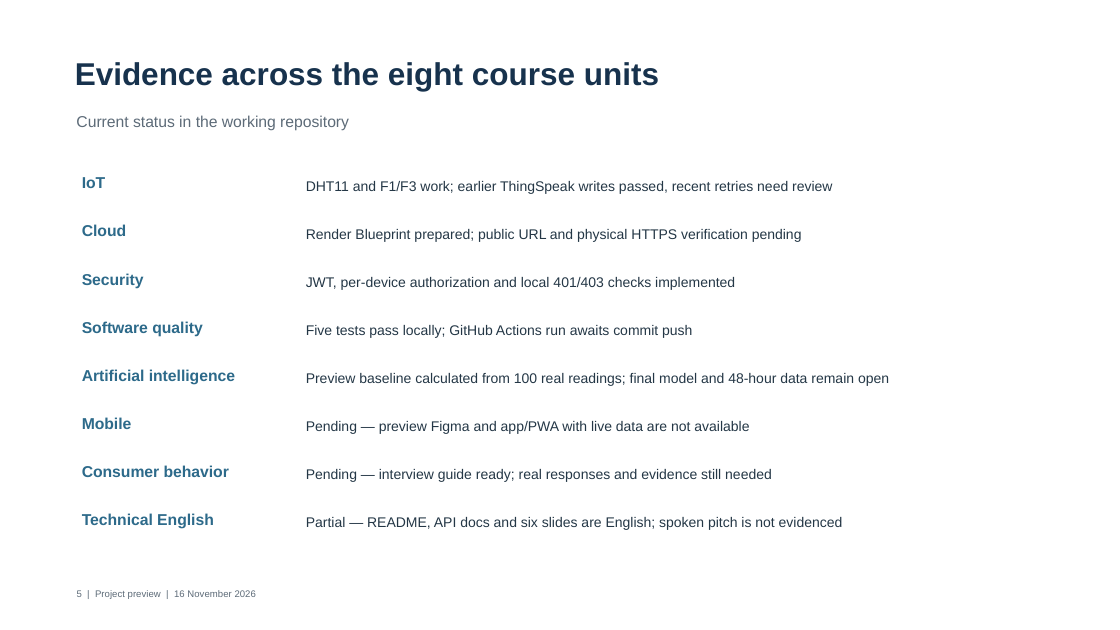
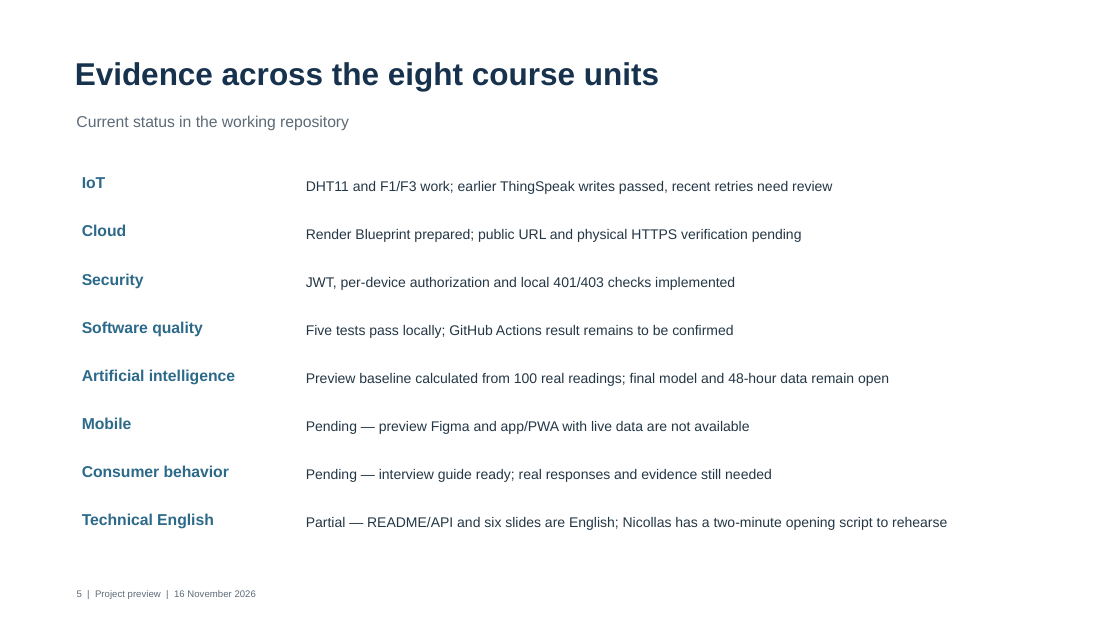
Before and after one commit to JoelsonJose/Monitoramento-de-Temperatura-e-Umidade, a slide deck: slide 5 of entregas/Apresentacao_Previa_IoT.pptx. Drawn at 1120x630 pixels with LibreOffice and Linux fonts; fonts in the diff are those of the drawing. Boxes give left, top, right and bottom in pixels: in the first picture for what was removed or moved away, otherwise in the second. Text is boxed around its words. In the diff, an @@ line names an element or a change of style, - is before the commit and + after.

Commit message:
Update preview deliverables and English pitch

```diff
--- a/entregas/Apresentacao_Previa_IoT.pptx
+++ b/entregas/Apresentacao_Previa_IoT.pptx
@@ text at [306, 325, 733, 338]: text changed @@
-Five tests pass locally; GitHub Actions run awaits commit push
+Five tests pass locally; GitHub Actions result remains to be confirmed
@@ text at [306, 517, 947, 530]: text changed @@
-Partial — README, API docs and six slides are English; spoken pitch is not evidenced
+Partial — README/API and six slides are English; Nicollas has a two-minute opening script to rehearse
```
Also in this commit, not shown: 1 other slide changed, 6 other files.
